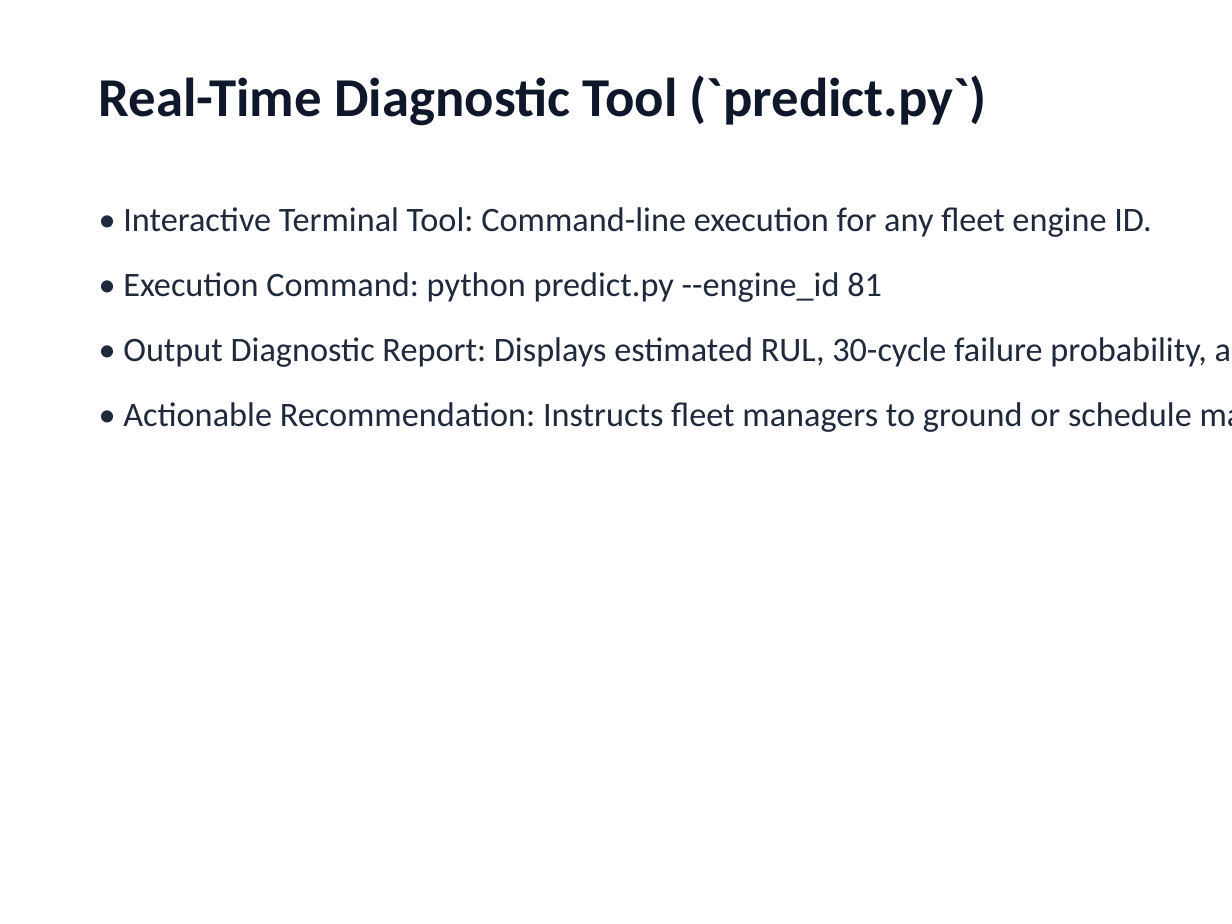
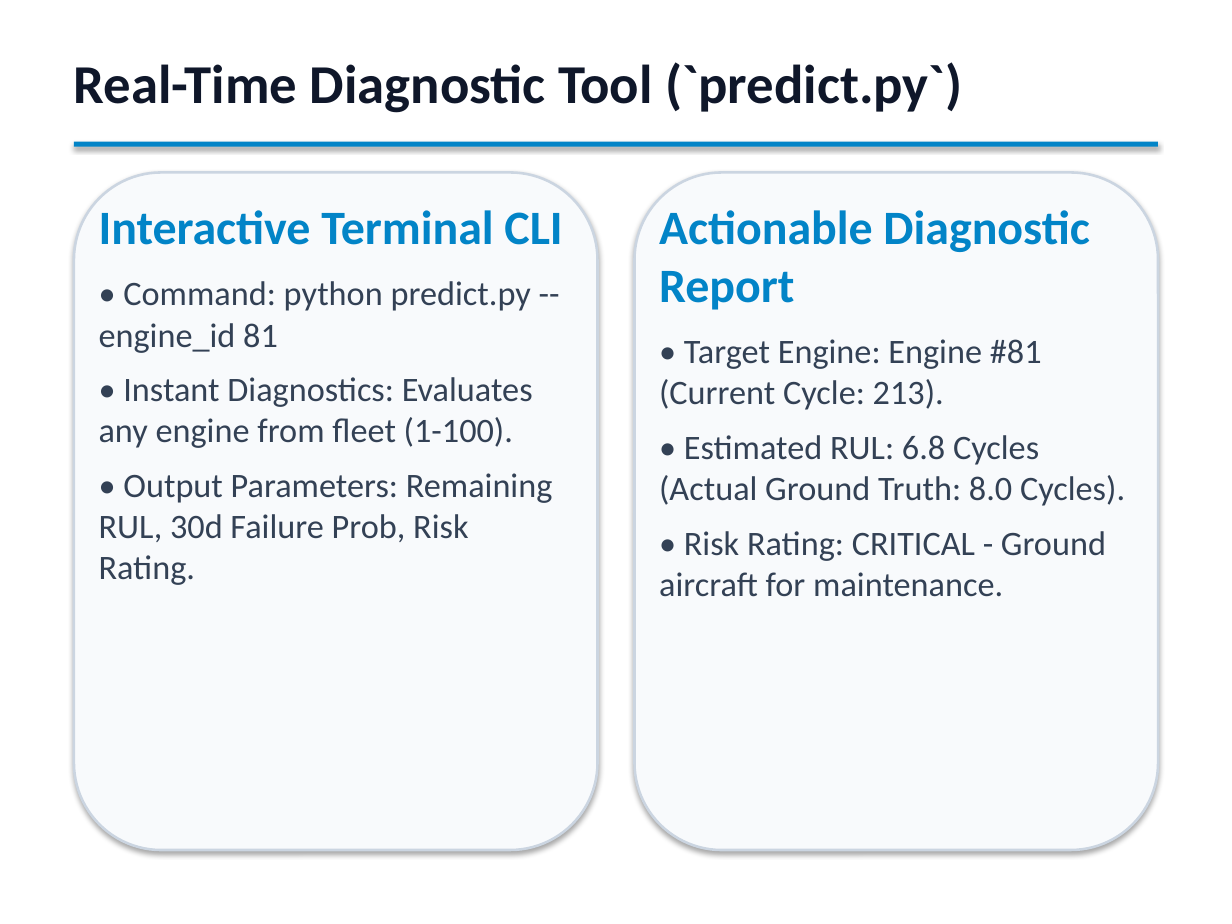
Before and after one commit to PiyushTiwari2051/Predictive-Master, a slide deck: slide 15 of Predictive_Maintenance_Internship_Presentation.pptx. Drawn at 1232x924 pixels with LibreOffice and Linux fonts; fonts in the diff are those of the drawing. Boxes give left, top, right and bottom in pixels: in the first picture for what was removed or moved away, otherwise in the second. Text is boxed around its words. In the diff, an @@ line names an element or a change of style, - is before the commit and + after.

```diff
--- a/Predictive_Maintenance_Internship_Presentation.pptx
+++ b/Predictive_Maintenance_Internship_Presentation.pptx
@@ text "Real-Time Diagnostic Tool (`predict.py`)": place and size @@
-text "Real-Time Diagnostic Tool (`predict.py`)" at box(99, 75, 987, 126)
+text "Real-Time Diagnostic Tool (`predict.py`)" at box(74, 62, 962, 113)
@@ rectangle added at box(74, 142, 1158, 147), fill #0284C7 @@
@@ rounded rectangle added at box(74, 172, 598, 850), fill #F8FAFC, outline #CBD5E1 1.5 pt @@
@@ rounded rectangle added at box(634, 172, 1158, 850), fill #F8FAFC, outline #CBD5E1 1.5 pt @@
@@ text removed at box(123, 207, 1207, 432) @@
-• Interactive Terminal Tool: Command-line execution for any fleet engine ID.
-• Execution Command: python predict.py --engine_id 81
-• Output Diagnostic Report: Displays estimated RUL, 30-cycle failure probability, and risk rating.
-• Actionable Recommendation: Instructs fleet managers to ground or schedule maintenance.
@@ text added at box(99, 210, 562, 585), 20 pt, text #334155 @@
+Interactive Terminal CLI
+• Command: python predict.py --engine_id 81
+• Instant Diagnostics: Evaluates any engine from fleet (1-100).
+• Output Parameters: Remaining RUL, 30d Failure Prob, Risk Rating.
@@ text added at box(659, 210, 1125, 597), 20 pt, text #334155 @@
+Actionable Diagnostic Report
+• Target Engine: Engine #81 (Current Cycle: 213).
+• Estimated RUL: 6.8 Cycles (Actual Ground Truth: 8.0 Cycles).
+• Risk Rating: CRITICAL - Ground aircraft for maintenance.
```
Also in this commit, not shown: 13 other slides changed, 2 slides added, 2 slides removed, 1 other file.
